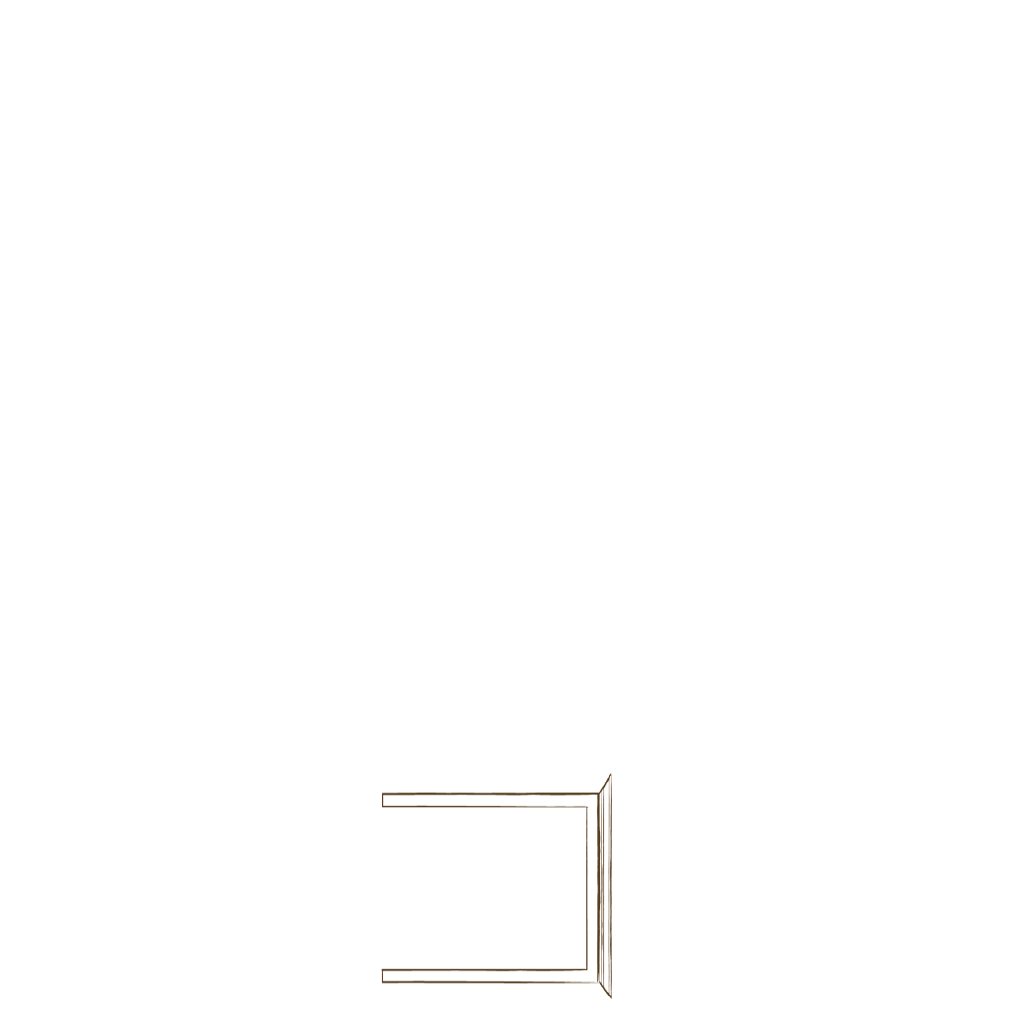
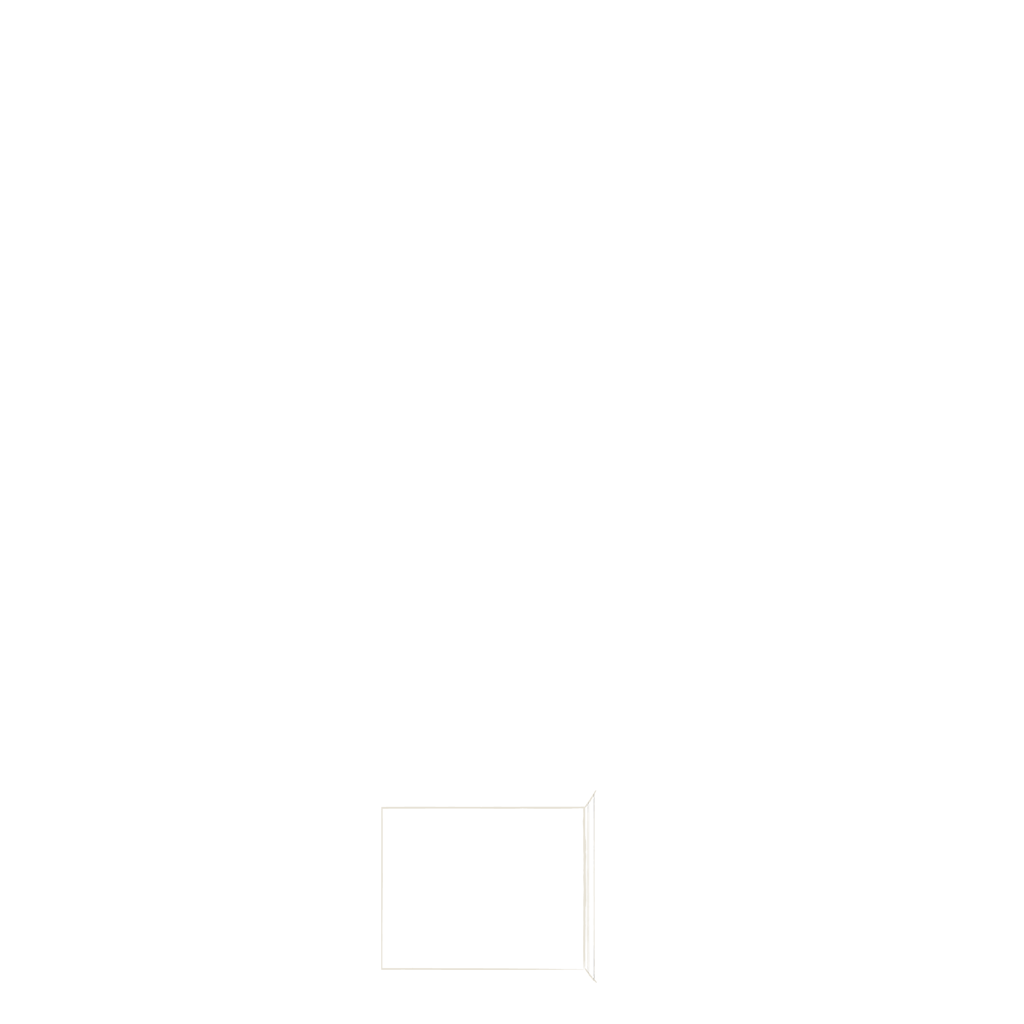
Layer changes from the first 1024x1024 image to the second:
added layer "Layer 11" above "Layer 10" over (381, 790, 597, 983)
hid "Layer 10" over (381, 773, 612, 999)
